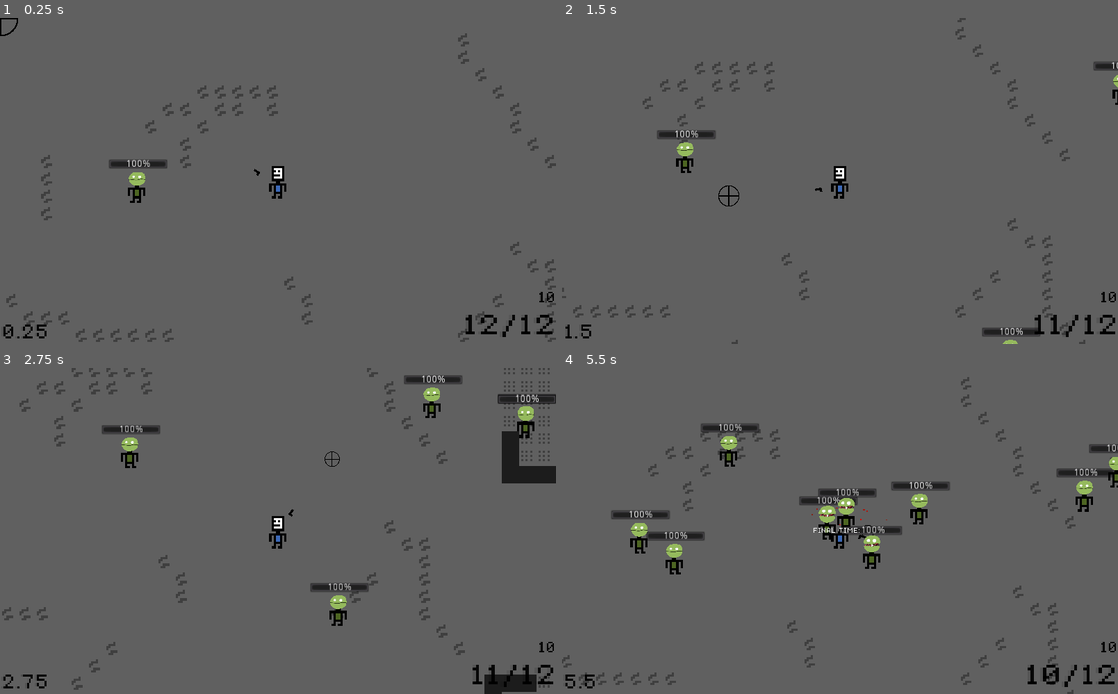
Above: before the commit, frames 1-4 (two rows, left to right).
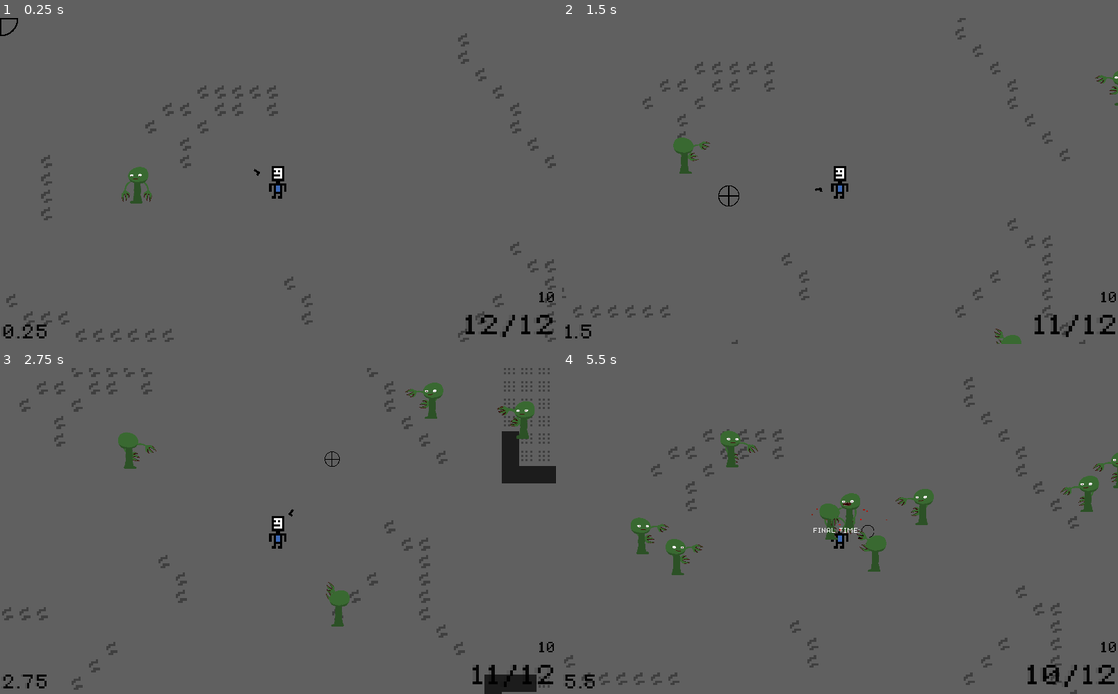
Above: after the commit, the same moments.

Repository: Nore5515/shooter
Game: Godot game, scene res://Scenes/ZombieTown.tscn
Same seed, same stepped clock (60 frames per second), same inputs: the game is played once before the commit and once after it. This scene is started directly instead of the project's main scene. Video files are missing from this copy of the repository; at most half a second of black plays in their place. Sound files missing from this copy of the repository are replaced by a short silence.
Inputs (mouse positions are in pixels of both pictures, inside the frame that each line leads up to):
- Up to frame 1 (0.25 s): no input
- Up to frame 2 (1.5 s): move the mouse to (962, 164) at 0.52 s; press the mouse at (962, 164) at 0.53 s; hold D (right) 0.53-1.28 s; move the mouse to (728, 197) at 1.27 s; release the mouse at (728, 197) at 1.28 s; hold S (down) from 1.28 s (still down); tap Shift (sprint) at 1.35 s
- Up to frame 3 (2.75 s): move the mouse to (333, 459) at 2.02 s; release S (down) at 2.03 s; hold D (right) from 2.03 s (still down); hold Z (zoom) from 2.03 s (still down)
- Up to frame 4 (5.5 s): move the mouse to (812, 596) at 2.77 s; release D (right) at 2.78 s; release Z (zoom) at 2.78 s; hold W (up) 2.78-3.53 s; click (812, 596) at 2.85 s; move the mouse to (1006, 579) at 3.52 s; hold Shift (sprint) 3.53-4.28 s; hold A (left) 3.53-5.03 s; move the mouse to (673, 482) at 4.27 s; tap Z (zoom) at 4.35 s; move the mouse to (867, 531) at 5.02 s; press the mouse at (867, 531) at 5.03 s; hold S (down) from 5.03 s (still down)

The runs differ from the first frame. In frame 1, 0.6% of the frame differs, in the area x 19-31%, y 43-57%; in frame 2, 1.1%; in frame 3, 2.4%; in frame 4, 6.3%, in the area x 0-100%, y 2-100%.

Commit message:
added lots of new zombie textures
arms that follow, back and dead back, new stuff all around

Diff:
--- a/Scenes/Zombie.tscn
+++ b/Scenes/Zombie.tscn
@@ -1,23 +1,22 @@
-[gd_scene load_steps=13 format=2]
+[gd_scene load_steps=14 format=2]
 
-[ext_resource path="res://Images/zombieBody.png" type="Texture" id=2]
+[ext_resource path="res://Images/newSTUFF/zombie/zombieSeeking.png" type="Texture" id=1]
+[ext_resource path="res://Images/newSTUFF/zombie/zombieRArm.png" type="Texture" id=2]
 [ext_resource path="res://Zombie.gd" type="Script" id=3]
 [ext_resource path="res://Sounds/legSmashSound.wav" type="AudioStream" id=4]
 [ext_resource path="res://Sounds/meatHit.wav" type="AudioStream" id=5]
-[ext_resource path="res://Images/zombieHead.png" type="Texture" id=6]
-[ext_resource path="res://Images/newSTUFF/zombieHead.png" type="Texture" id=7]
-[ext_resource path="res://Images/newSTUFF/openmouthZombieHead.png" type="Texture" id=8]
-[ext_resource path="res://Images/newSTUFF/deadZombieHead.png" type="Texture" id=9]
+[ext_resource path="res://Images/newSTUFF/zombie/zombieDead.png" type="Texture" id=6]
+[ext_resource path="res://Images/newSTUFF/zombie/zombieIdle.png" type="Texture" id=7]
+[ext_resource path="res://Images/newSTUFF/zombie/zombieAttacking.png" type="Texture" id=8]
+[ext_resource path="res://Images/newSTUFF/zombie/zombieBack.png" type="Texture" id=9]
 [ext_resource path="res://Scenes/bloodParticles.tscn" type="PackedScene" id=10]
-
-[sub_resource type="RectangleShape2D" id=2]
-extents = Vector2( 3, 4 )
+[ext_resource path="res://Images/newSTUFF/zombie/zombieBackDead.png" type="Texture" id=11]
 
 [sub_resource type="CircleShape2D" id=3]
 radius = 60.0
 
 [sub_resource type="RectangleShape2D" id=4]
-extents = Vector2( 3, 5 )
+extents = Vector2( 1.51107, 0.508657 )
 
 [node name="Zombie" type="KinematicBody2D" groups=[
 "zombie",
@@ -26,34 +25,30 @@
 script = ExtResource( 3 )
 
 [node name="Head" type="Area2D" parent="."]
-position = Vector2( -6, -1 )
+position = Vector2( -16.0322, -1 )
 collision_layer = 2
 
-[node name="CollisionShape2D" type="CollisionShape2D" parent="Head"]
-position = Vector2( 6, -7 )
-shape = SubResource( 2 )
+[node name="CollisionShape2D" type="CollisionPolygon2D" parent="Head"]
+position = Vector2( 15, -9 )
+polygon = PoolVector2Array( -1.6179, -3.48995, 1.01057, -3.42882, 3.91411, -1.90064, 5.13666, 0.697265, 4.15862, 2.98954, 2.38593, 3.78419, -0.364796, 4.15095, -2.84045, 3.63137, -4.36863, 1.09459, -4.24637, -1.04486, -3.32947, -2.66473 )
 
 [node name="Body" type="Area2D" parent="."]
+position = Vector2( -11.0962, 0 )
 collision_layer = 2
 
 [node name="CollisionPolygon2D" type="CollisionPolygon2D" parent="Body"]
-polygon = PoolVector2Array( -4, -4, -4, -1, -4, 0, 4, 0, 4, -4 )
+polygon = PoolVector2Array( 9.33253, -5.79608, 9.17168, 0.220128, 12.4854, 0.187956, 12.228, -5.95694 )
 
 [node name="Legs" type="Area2D" parent="."]
+position = Vector2( -5.94864, 2.63812 )
 collision_layer = 2
 
 [node name="CollisionPolygon2D" type="CollisionPolygon2D" parent="Legs"]
-position = Vector2( 0, -1 )
-polygon = PoolVector2Array( 3, 1, 2, 4, -3, 4, -4, 1 )
-
-[node name="Hitbox" type="Area2D" parent="."]
-position = Vector2( 0, 2 )
-collision_layer = 2
-
-[node name="CollisionShape2D" type="CollisionPolygon2D" parent="Hitbox"]
-polygon = PoolVector2Array( -4, -8, 4, -8, 4, 1, -4, 1 )
+position = Vector2( 1.12603, -1.06434 )
+polygon = PoolVector2Array( 6.21182, -1.45017, 8.30302, 1.57402, 1.99726, 1.57402, 2.86591, -1.35365 )
 
 [node name="ProgressBar" type="ProgressBar" parent="."]
+visible = false
 margin_left = -13.0
 margin_top = -17.0
 margin_right = 73.0
@@ -70,39 +65,9 @@
 stream = ExtResource( 5 )
 volume_db = 3.212
 
-[node name="zombieBody" type="Sprite" parent="."]
-position = Vector2( 0, -1 )
-texture = ExtResource( 2 )
-
-[node name="zombieHead" type="Sprite" parent="."]
-visible = false
-position = Vector2( 0, -9 )
-texture = ExtResource( 6 )
-
-[node name="zombieHead2" type="Sprite" parent="."]
-position = Vector2( -0.251661, -8.10786 )
-scale = Vector2( -0.07935, 0.0633558 )
-texture = ExtResource( 7 )
-region_enabled = true
-region_rect = Rect2( 73, 58, 156, 162 )
-
-[node name="openMouthHead" type="Sprite" parent="."]
-visible = false
-position = Vector2( -0.201872, -9.30279 )
-scale = Vector2( -0.07935, 0.0633558 )
-texture = ExtResource( 8 )
-region_enabled = true
-region_rect = Rect2( 73, 58, 156, 162 )
-
 [node name="bloodParticles" parent="." instance=ExtResource( 10 )]
-
-[node name="deadHead" type="Sprite" parent="."]
-visible = false
-position = Vector2( -0.25166, -7.9336 )
-scale = Vector2( -0.07935, 0.0633558 )
-texture = ExtResource( 9 )
-region_enabled = true
-region_rect = Rect2( 73, 58, 156, 162 )
+amount = 25
+speed_scale = 2.0
 
 [node name="Timer" type="Timer" parent="."]
 wait_time = 0.5
@@ -115,12 +80,87 @@
 shape = SubResource( 3 )
 
 [node name="MainCollider" type="CollisionShape2D" parent="."]
-position = Vector2( 0, -4 )
+position = Vector2( -0.382343, 0.796618 )
 shape = SubResource( 4 )
+
+[node name="ZombieSpriteParts" type="Node2D" parent="."]
+
+[node name="zombieRArmPivot" type="Node2D" parent="ZombieSpriteParts"]
+position = Vector2( 2, -7 )
+
+[node name="zombieRArm" type="Sprite" parent="ZombieSpriteParts/zombieRArmPivot"]
+position = Vector2( -16.907, -19.707 )
+scale = Vector2( 0.1, 0.1 )
+texture = ExtResource( 2 )
+centered = false
+
+[node name="rArm" type="Area2D" parent="ZombieSpriteParts/zombieRArmPivot"]
+
+[node name="CollisionPolygon2D" type="CollisionPolygon2D" parent="ZombieSpriteParts/zombieRArmPivot/rArm"]
+polygon = PoolVector2Array( 2.88009, 4.22618, 3.68002, 4.08826, 5.11437, 6.29495, 4.42478, 9.54983, 4.01102, 9.60499, 1.50091, 7.61897, 1.41816, 5.43986 )
+
+[node name="zombieLArmPivot" type="Node2D" parent="ZombieSpriteParts"]
+position = Vector2( -3, -7 )
+
+[node name="zombieLArm" type="Sprite" parent="ZombieSpriteParts/zombieLArmPivot"]
+position = Vector2( -11.907, -19.707 )
+scale = Vector2( 0.1, 0.1 )
+texture = ExtResource( 2 )
+centered = false
+flip_h = true
+
+[node name="rArm2" type="Area2D" parent="ZombieSpriteParts/zombieLArmPivot"]
+position = Vector2( 1.22104, 0.0275836 )
+scale = Vector2( -1, 1 )
+
+[node name="CollisionPolygon2D" type="CollisionPolygon2D" parent="ZombieSpriteParts/zombieLArmPivot/rArm2"]
+polygon = PoolVector2Array( 2.88009, 4.22618, 3.68002, 4.08826, 5.11437, 6.29495, 4.42478, 9.54983, 4.01102, 9.60499, 1.50091, 7.61897, 1.41816, 5.43986 )
+
+[node name="zombieAttacking" type="Sprite" parent="ZombieSpriteParts"]
+visible = false
+position = Vector2( -14.907, -26.707 )
+scale = Vector2( 0.1, 0.1 )
+texture = ExtResource( 8 )
+centered = false
+
+[node name="zombieBack" type="Sprite" parent="ZombieSpriteParts"]
+visible = false
+position = Vector2( -14.907, -26.707 )
+scale = Vector2( 0.1, 0.1 )
+texture = ExtResource( 9 )
+centered = false
+
+[node name="zombieIdle" type="Sprite" parent="ZombieSpriteParts"]
+position = Vector2( -14.907, -26.707 )
+scale = Vector2( 0.1, 0.1 )
+texture = ExtResource( 7 )
+centered = false
+
+[node name="zombieSeeking" type="Sprite" parent="ZombieSpriteParts"]
+visible = false
+position = Vector2( -14.907, -26.707 )
+scale = Vector2( 0.1, 0.1 )
+texture = ExtResource( 1 )
+centered = false
+
+[node name="zombieDead" type="Sprite" parent="ZombieSpriteParts"]
+visible = false
+position = Vector2( -14.907, -26.707 )
+scale = Vector2( 0.1, 0.1 )
+texture = ExtResource( 6 )
+centered = false
+
+[node name="zombieBackDead" type="Sprite" parent="ZombieSpriteParts"]
+visible = false
+position = Vector2( -14.907, -26.707 )
+scale = Vector2( 0.1, 0.1 )
+texture = ExtResource( 11 )
+centered = false
 [connection signal="area_entered" from="Head" to="." method="_on_Head_area_entered"]
 [connection signal="area_entered" from="Body" to="." method="_on_Body_area_entered"]
 [connection signal="area_entered" from="Legs" to="." method="_on_Legs_area_entered"]
-[connection signal="body_entered" from="Hitbox" to="." method="_on_Hitbox_body_entered"]
 [connection signal="timeout" from="Timer" to="." method="_on_Timer_timeout"]
 [connection signal="body_entered" from="Detection" to="." method="_on_Detection_body_entered"]
 [connection signal="body_exited" from="Detection" to="." method="_on_Detection_body_exited"]
+[connection signal="body_entered" from="ZombieSpriteParts/zombieRArmPivot/rArm" to="." method="_on_rArm_body_entered"]
+[connection signal="body_entered" from="ZombieSpriteParts/zombieLArmPivot/rArm2" to="." method="_on_rArm2_body_entered"]
--- a/Zombie.gd
+++ b/Zombie.gd
@@ -22,6 +22,8 @@
 var moving = true
 var relax = true
 var relax2 = true
+
+var yelling = false
 
 func _ready():
 	lastSceenPos = position
@@ -67,32 +69,70 @@
 		queue_free()
 
 	if global_position.direction_to(playerPos).x > 0:
-		$zombieBody.flip_h = true
-		$zombieHead.flip_h = true
+		$ZombieSpriteParts.scale.x = 1
 	else:
-		$zombieBody.flip_h = false
-		$zombieHead.flip_h = false
+		$ZombieSpriteParts.scale.x = -1
 
 	if global_position.distance_to\
 	(get_tree().get_nodes_in_group("player")[0].global_position) < 30:
-		$openMouthHead.visible = true
-		$zombieHead2.visible = false
+		yelling = true
 		if !legsBroken:
 			speed = 40
 	else:
-		$openMouthHead.visible = false
-		$zombieHead2.visible = true
+		yelling = false
 		if !legsBroken:
 			speed = 25
 
+
+	hideAll()
+
 	if headshotted:
 		speed = 10
-		$openMouthHead.visible = false
-		$zombieHead2.visible = false
-		$deadHead.visible = true
+		$ZombieSpriteParts/zombieDead.visible = true
 		$bloodParticles.visible = true
 
-	#if global_position.direction_to(playerPos).x
+	else:
+		if yelling:
+			$ZombieSpriteParts/zombieAttacking.visible = true
+		else:
+
+			if moving:
+				$ZombieSpriteParts/zombieSeeking.visible = true
+			else:
+
+				$ZombieSpriteParts/zombieIdle.visible = true
+
+
+	if global_position.direction_to(playerPos).y < 0:
+		hideAll()
+		$ZombieSpriteParts/zombieBack.visible = true
+
+	if global_position.direction_to(playerPos).y < 0 && headshotted:
+		hideAll()
+		$ZombieSpriteParts/zombieBackDead.visible = true
+
+
+	if moving && !headshotted:
+		$ZombieSpriteParts/zombieLArmPivot.look_at(playerPos)
+		$ZombieSpriteParts/zombieLArmPivot.rotation_degrees -= 90
+		$ZombieSpriteParts/zombieRArmPivot.look_at(playerPos)
+		$ZombieSpriteParts/zombieRArmPivot.rotation_degrees -= 90
+
+
+
+
+
+
+
+
+func hideAll():
+	$ZombieSpriteParts/zombieAttacking.visible = false
+	$ZombieSpriteParts/zombieBack.visible = false
+	$ZombieSpriteParts/zombieIdle.visible = false
+	$ZombieSpriteParts/zombieSeeking.visible = false
+	$ZombieSpriteParts/zombieDead.visible = false
+	$ZombieSpriteParts/zombieBackDead.visible = false
+
 
 func _on_Head_area_entered(area):
 	if area.is_in_group("bullet") && !headshotted:
@@ -119,13 +159,6 @@
 			legsHP -= 25
 			area.queue_free()
 			$MeatHit.play()
-
-
-func _on_Hitbox_body_entered(body):
-	if body.is_in_group("player"):
-		if !headshotted:
-			body.die()
-			#get_tree().change_scene("res://Scenes/TitleScreen.tscn")
 
 # Death
 func _on_Timer_timeout():
@@ -163,3 +196,16 @@
 	#$Detection/DetectionSphere.shape.radius = 200
 	relax = false
 	relax2 = false
+
+
+
+func _on_rArm_body_entered(body):
+	if body.is_in_group("player"):
+		if !headshotted:
+			body.die()
+
+
+func _on_rArm2_body_entered(body):
+	if body.is_in_group("player"):
+		if !headshotted:
+			body.die()
Binary file added: Images/Capture.PNG
Not shown, added: Images/Capture.PNG.import
Binary file added: Images/newSTUFF/zombie/zombieAttacking.png
Not shown, added: Images/newSTUFF/zombie/zombieAttacking.png.import
Binary file added: Images/newSTUFF/zombie/zombieBack.png
Not shown, added: Images/newSTUFF/zombie/zombieBack.png.import
Binary file added: Images/newSTUFF/zombie/zombieBackDead.png
Not shown, added: Images/newSTUFF/zombie/zombieBackDead.png.import
Binary file added: Images/newSTUFF/zombie/zombieDead.png
Not shown, added: Images/newSTUFF/zombie/zombieDead.png.import
Binary file added: Images/newSTUFF/zombie/zombieIdle.png
Not shown, added: Images/newSTUFF/zombie/zombieIdle.png.import
(and 4 more such lines)
